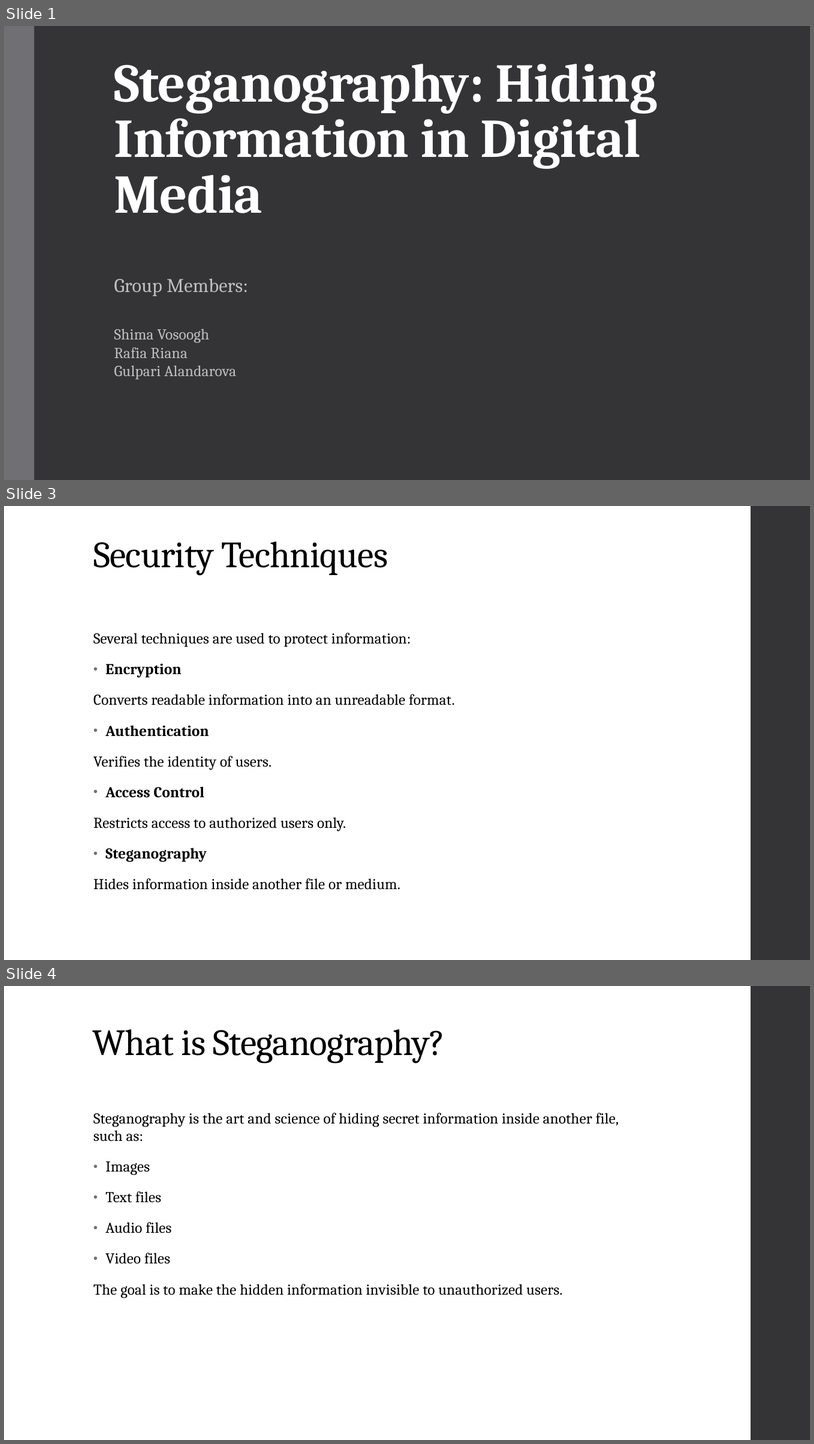
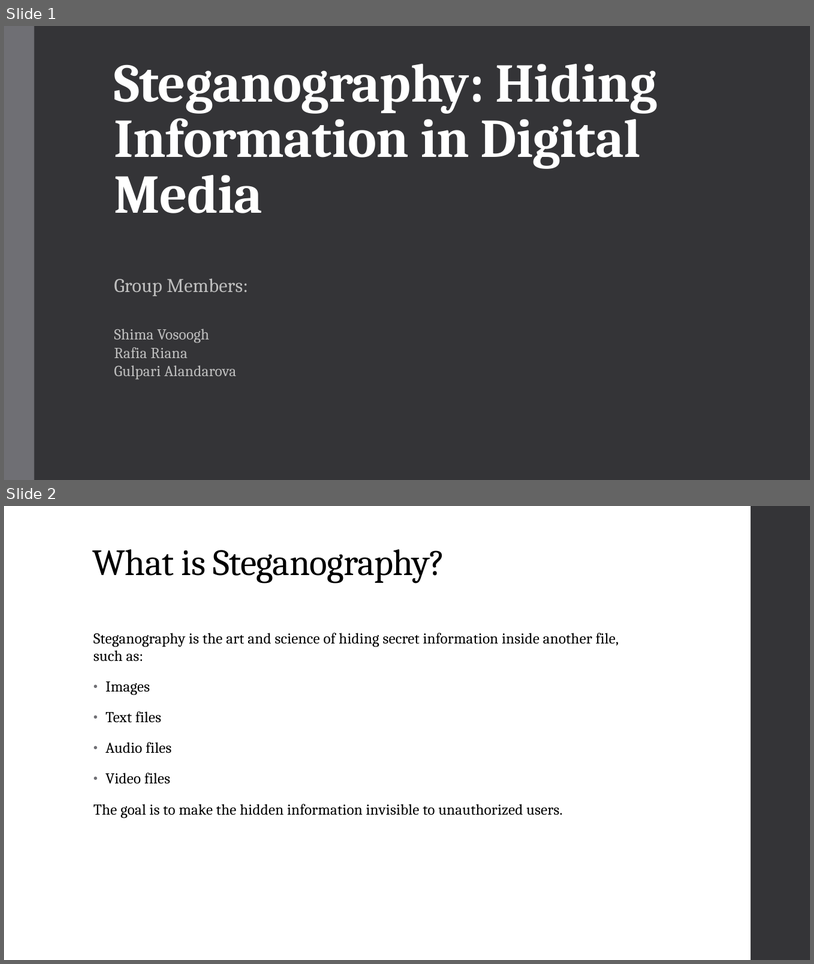
Before and after one commit to shima3021/CEP146-Project1, a slide deck: Steganography Project.pptx. Shown one above the other, each under a label of ours: slides 1, 3 and 4 before the commit, slides 1 and 2 after it; the slides between them are not shown. The pictures are 814x1444 and 814x964 pixels, drawn with LibreOffice and Linux fonts; fonts in the diff are those of the drawing. Boxes give left, top, right and bottom in pixels: in the first picture for what was removed or moved away, otherwise in the second. Text is boxed around its words. In the diff, an @@ line names an element or a change of style, - is before the commit and + after.

Commit message:
Removed the slides 2 and 3.

```diff
--- a/Steganography Project.pptx
+++ b/Steganography Project.pptx
@@ slide 3 removed at [4,506,810,960], background #FFFFFF; not listed: 1 template element that a slide beside it also shows @@
@@ title removed at [93,541,388,576] @@
-Security Techniques
@@ text removed at [93,633,455,889] @@
-Several techniques are used to protect information:
-• Encryption
-Converts readable information into an unreadable format.
-• Authentication
-Verifies the identity of users.
-• Access Control
-Restricts access to authorized users only.
-• Steganography
-Hides information inside another file or medium.
@@ what was slide 4 is now slide 2 @@
```
Also in this commit, not shown: 1 other slide removed.
